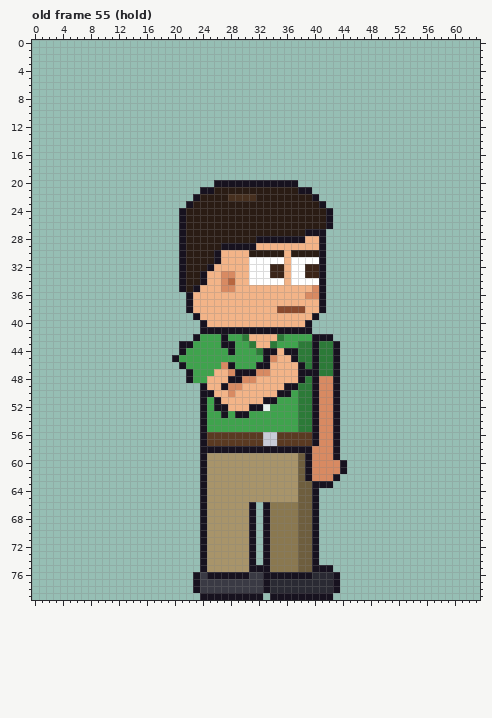
Two states of a pixel-art file, sprites/expo/expo_vendg_right_anim.aseprite. The picture above was drawn from the file before the commit.
64x80 pixels, 123 frames. Colours within 5 levels of each other are drawn and written as one. Shown: old frame 55 (hold). The commit also changed other frames, which this record leaves out.
The same view after the edit:
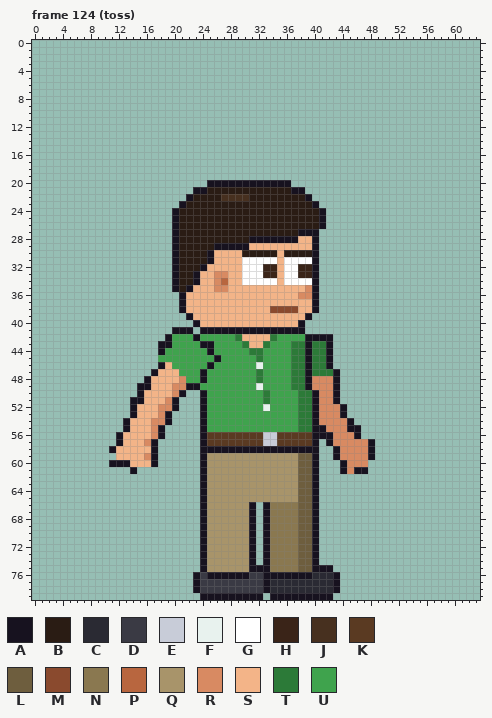
Palette (. is transparent): A #17121f  B #2a1c14  C #2a2a33  D #3a3a44  E #c8ccd8  F #e8f2ee  G #ffffff  H #3a2418  J #47301f  K #5a3a22  L #6e5e3e  M #8a4a2e  N #8a7850  P #b8663f  Q #a8946a  R #d88a62  S #f3b488  T #2c7a38  U #3fa34d
A new or re-ordered frame is compared with the old frame closest to it.
What changed:
frames 123 -> 129
Changed rows in their new state; - is an unchanged pixel.
Frame 124 (toss) is new; against old frame 55 (hold):
first column x 11:
20 --------------A-----------.-----------
21 ------------A-B-----------A-.---------
22 -----------AB---J---B-------A.--------
23 ----------AB-----------------A.-------
24 ---------AB-------------------A.------
25 ---------AB-------------------A.------
26 ---------AB-------------------A.------
27 ---------AB----------------A--.-------
28 ---------AB---------A------S-A.-------
29 ---------AB----A----S--------A.-------
30 ---------AB---AS---B----SB---A.-------
31 ---------AB---AS---G----SG---A.-------
32 ---------AB--AS----G--H-SG-H-A.-------
33 ---------AB-AS-R-S-G--H-SG-H-A.-------
34 ---------AB-AS-RPS-G----SG---A.-------
35 ---------ABAS--R-S----------RA.-------
36 ----------AS---------------R-A.-------
37 ----------AS-----------------A.-------
38 ----------AS-----------M---S-A.-------
39 -----------AS---------------A.--------
40 ------------AS-------------A.---------
41 ---------AAA----------------.---------
42 --------AUUU----U-TS---TU---A---------
43 -------AAUUU-AA-UU-TS-TU--T-AT-A.-----
44 -------AUUU---A--U--T-UUUUT-AT-A.-----
45 -------UUU-----A-----TUUUUT-AT-A.-----
46 -------ASUU---A-UU---FUUUUTTAT-A.-----
47 ------ASSSUU-A-UUUUUUTUUUUTT-T--------
48 -----ASSSSRU-AUUUUUUUTUUUUTTAR--------
49 ----AASSSRRAAUUUUUUUUFUUUUT-AR--------
50 ----ASSSSRA---UUUUUUUUTUUU------------
51 ---AASSSRA-----UUUUUUUTU--------------
52 ---ASSSRRA-----UUUUUUU----------RA----
53 ---ASSSRA-------U-UU------------RA----
54 --ASSSRRA-----------------------RRA---
55 --ASSSRA----------------------A-RRAA--
56 -ASSSSRA----------------------AARRRA--
57 -ASSSRA-----------------------.ARRRRRA
58 ASSSSSA----------------------A..-RRRRA
59 -SSSSRA---------------------LA..-RRRRA
60 AAASSSA---------------------LA...-RRR-
61 ---A------------------------LA...-RAA-
62 ----------------------------LA...-----
63 ------------------------------..------
